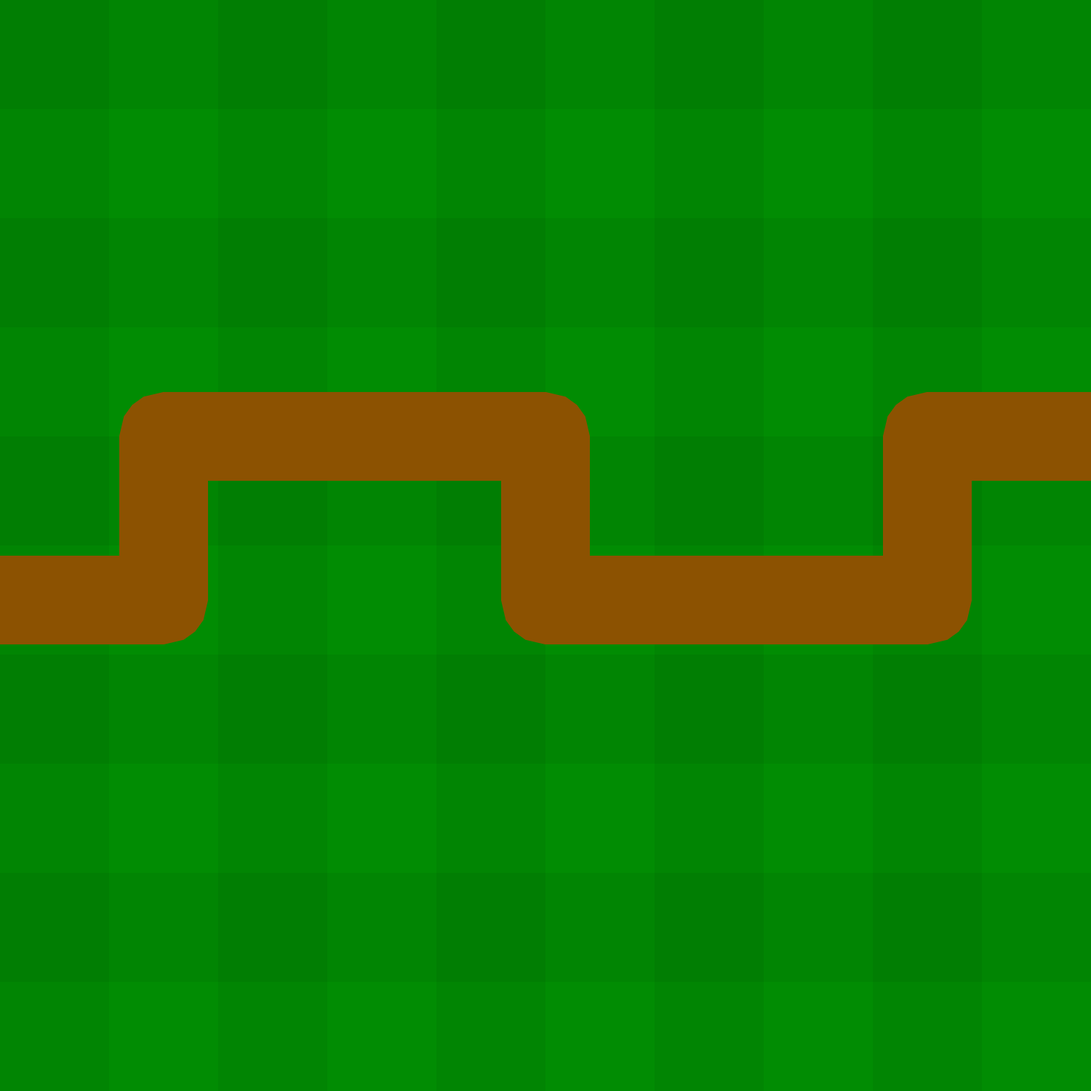
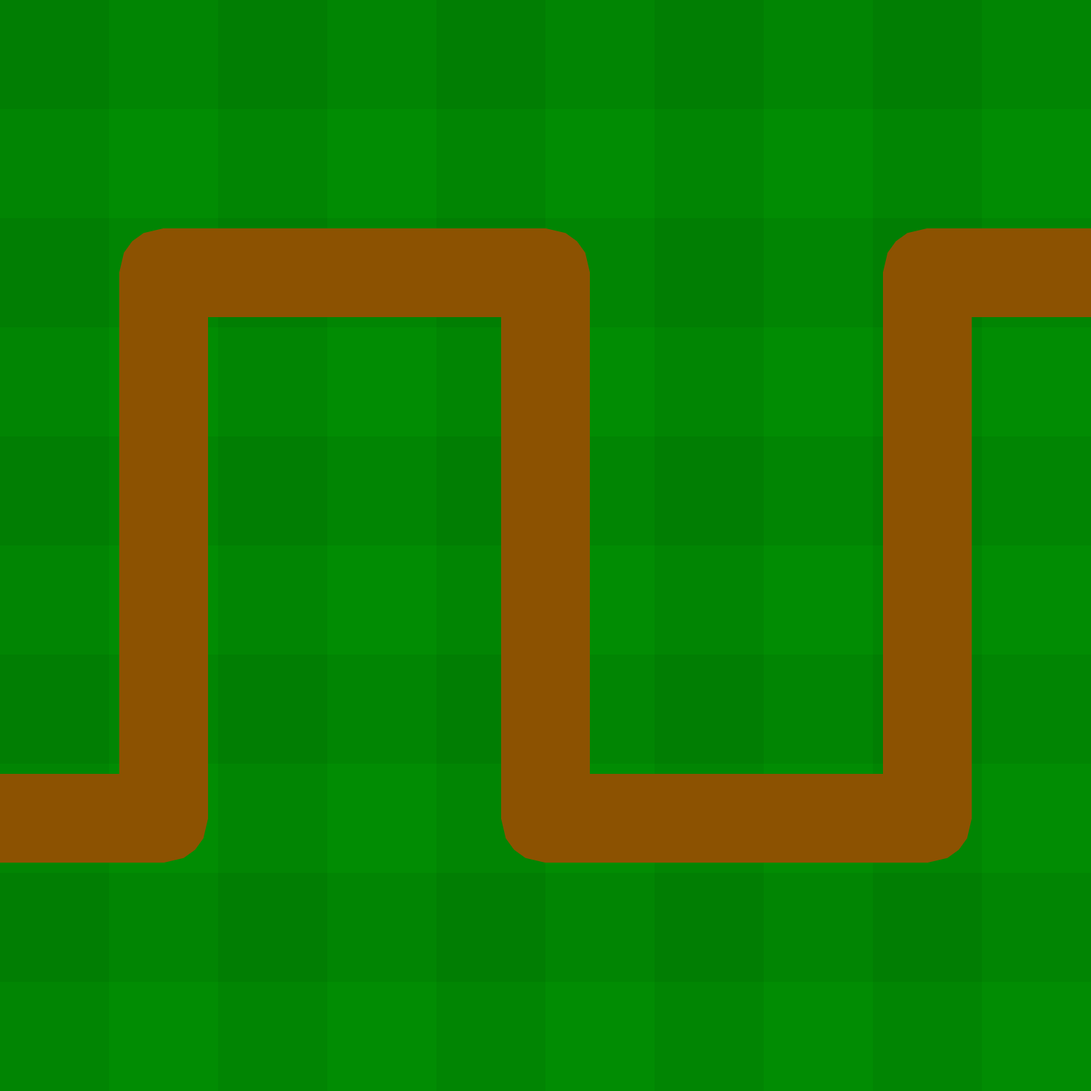
Comparing the layer stacks of the two 1091x1091 images. Changes:
added layer "Path 8" above "Path 7" over [left=0, top=272, right=1091, bottom=820]
hid "Path 7" over [left=0, top=435, right=1091, bottom=602]
